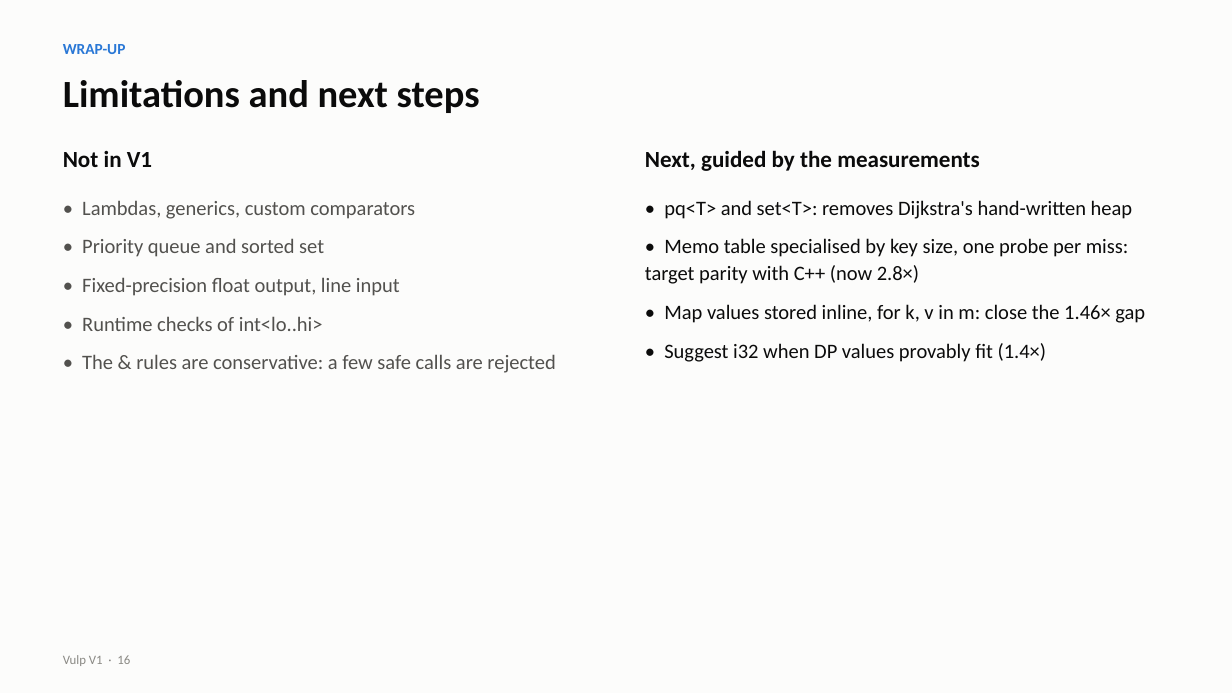
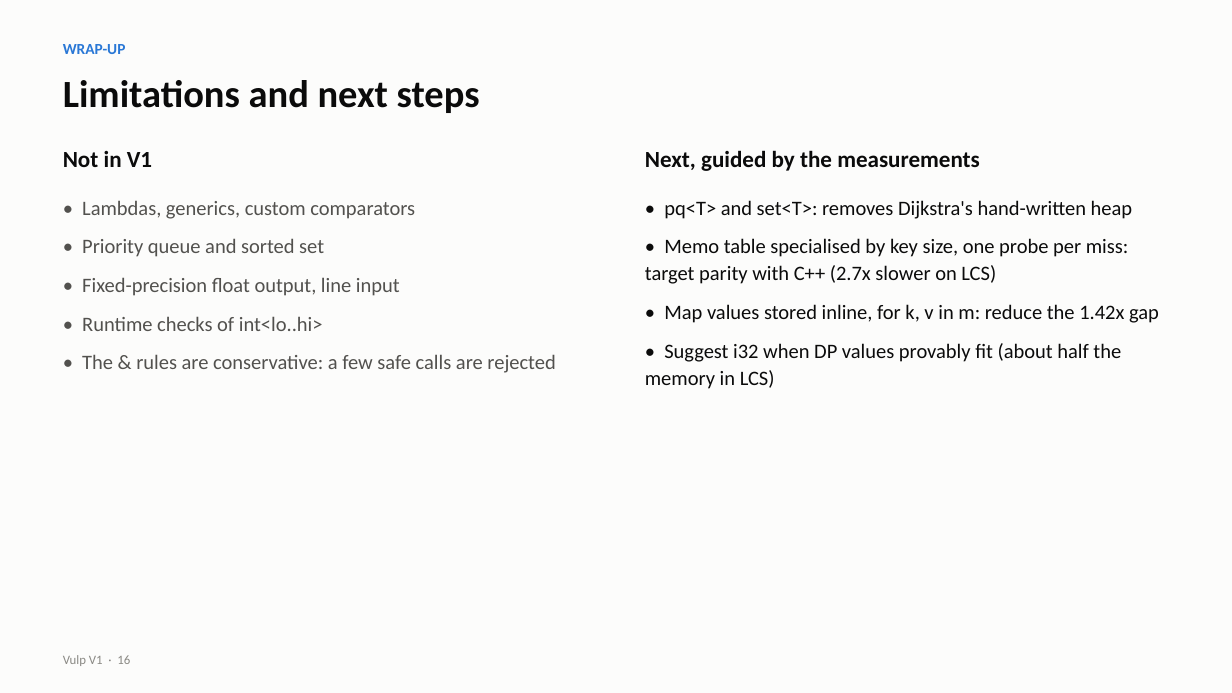
Before and after one commit to vulp-lang/vulp, a slide deck: slide 16 of docs/presentation/vulp_v1.pptx. Drawn at 1232x693 pixels with LibreOffice and Linux fonts; fonts in the diff are those of the drawing. Boxes give left, top, right and bottom in pixels: in the first picture for what was removed or moved away, otherwise in the second. Text is boxed around its words. In the diff, an @@ line names an element or a change of style, - is before the commit and + after.

```diff
--- a/docs/presentation/vulp_v1.pptx
+++ b/docs/presentation/vulp_v1.pptx
@@ text at (645, 238, 1159, 389): text changed @@
-• Memo table specialised by key size, one probe per miss: target parity with C++ (now 2.8×)
-• Map values stored inline, for k, v in m: close the 1.46× gap
-• Suggest i32 when DP values provably fit (1.4×)
+• Memo table specialised by key size, one probe per miss: target parity with C++ (2.7x slower on LCS)
+• Map values stored inline, for k, v in m: reduce the 1.42x gap
+• Suggest i32 when DP values provably fit (about half the memory in LCS)
```
Also in this commit, not shown: 6 other slides changed, 1 slide added, 1 slide removed.
